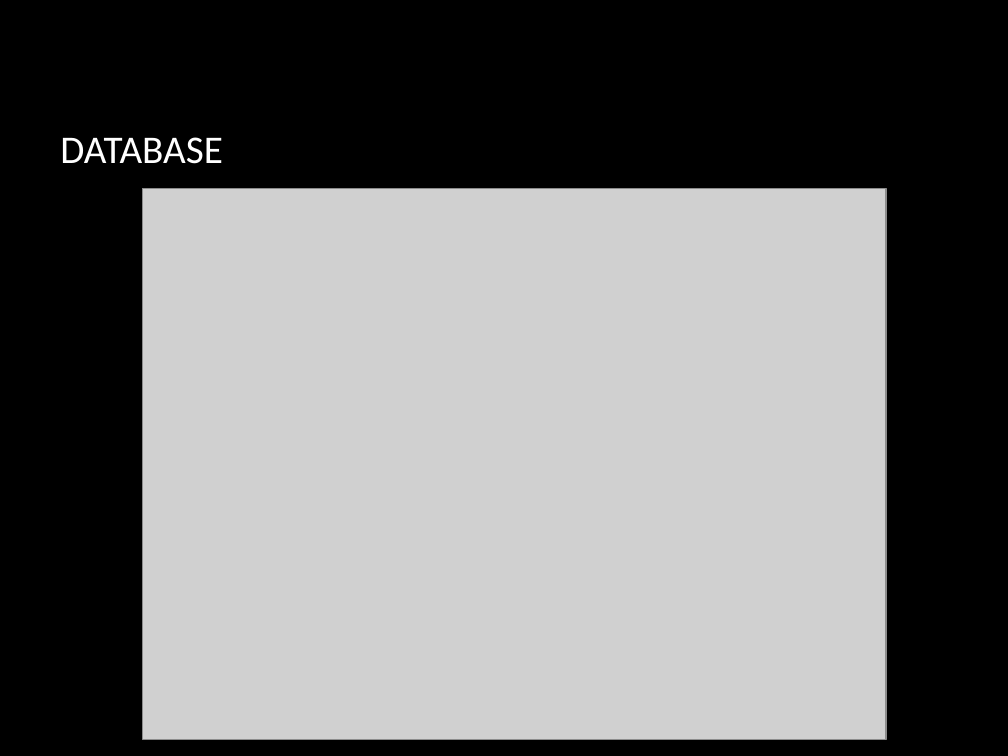
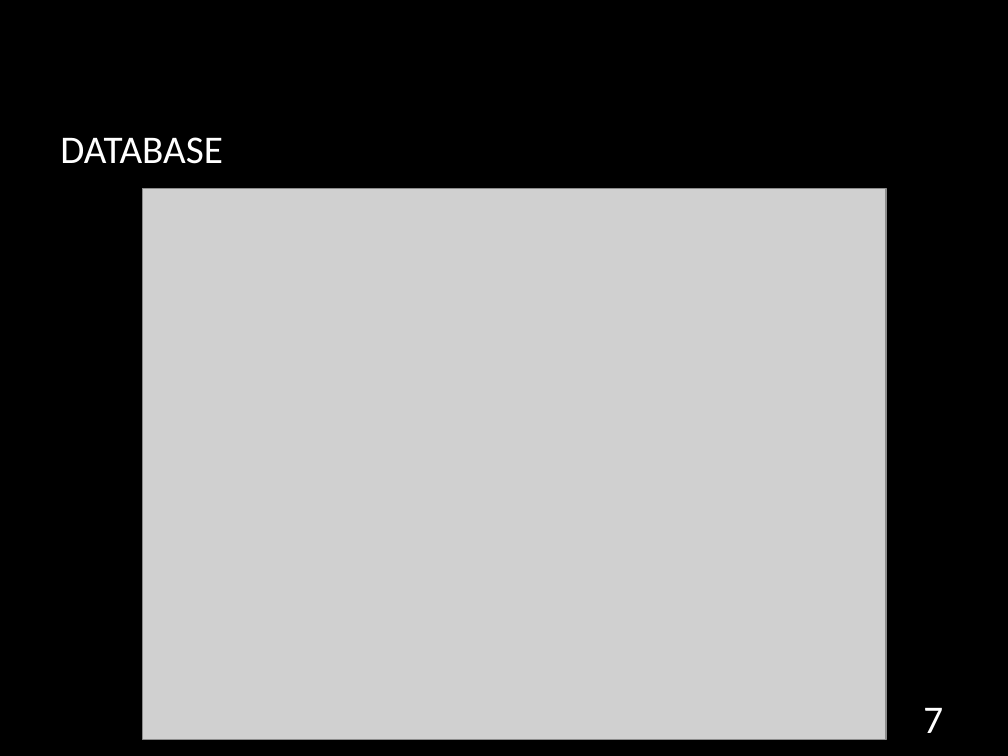
Before and after one commit to hmtri92/final-project, a slide deck: slide 7 of document/slide.pptx. Drawn at 1008x756 pixels with LibreOffice and Linux fonts; fonts in the diff are those of the drawing; grey boxes stand for pictures; background and template pictures are left out. Boxes give left, top, right and bottom in pixels: in the first picture for what was removed or moved away, otherwise in the second. Text is boxed around its words. In the diff, an @@ line names an element or a change of style, - is before the commit and + after.

```diff
--- a/document/slide.pptx
+++ b/document/slide.pptx
@@ page number added at (923, 708, 943, 733), 28 pt, text #FFFFFF @@
+7
```
Also in this commit, not shown: 7 other slides changed, 1 slide added, 40 other files.
